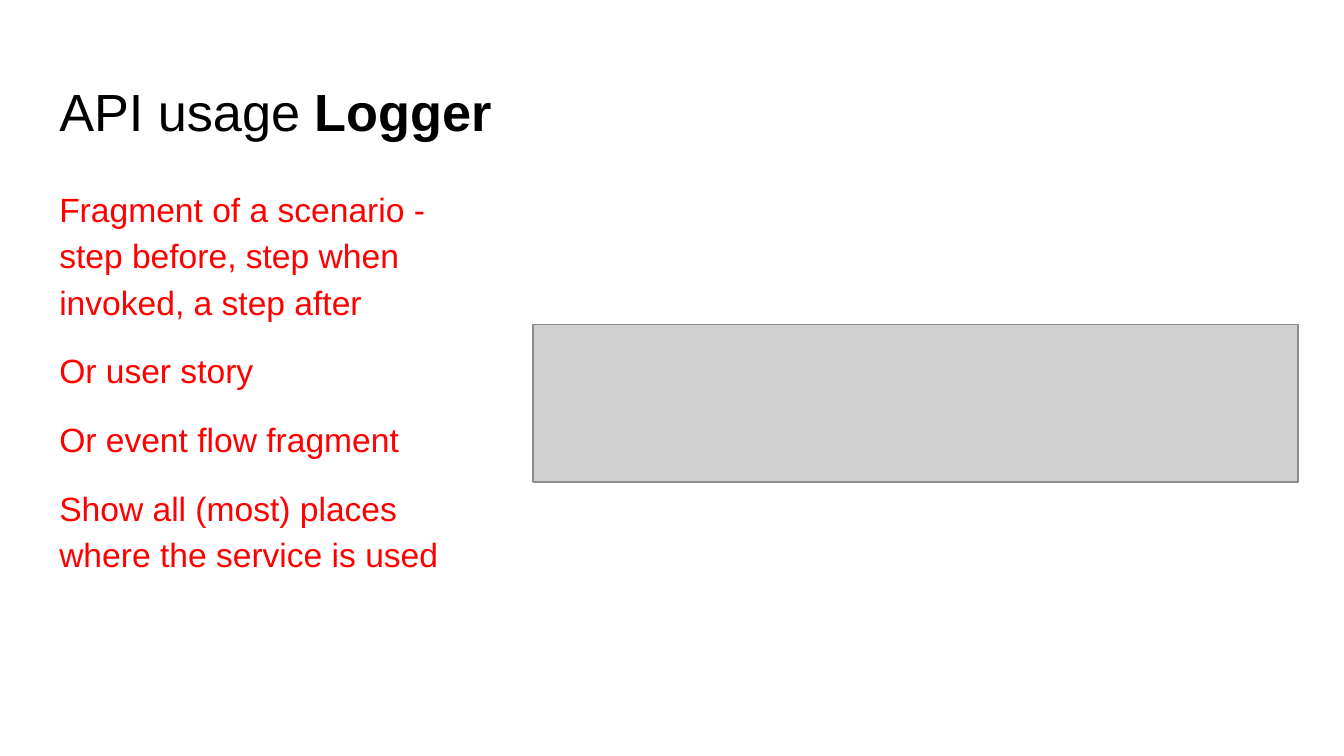
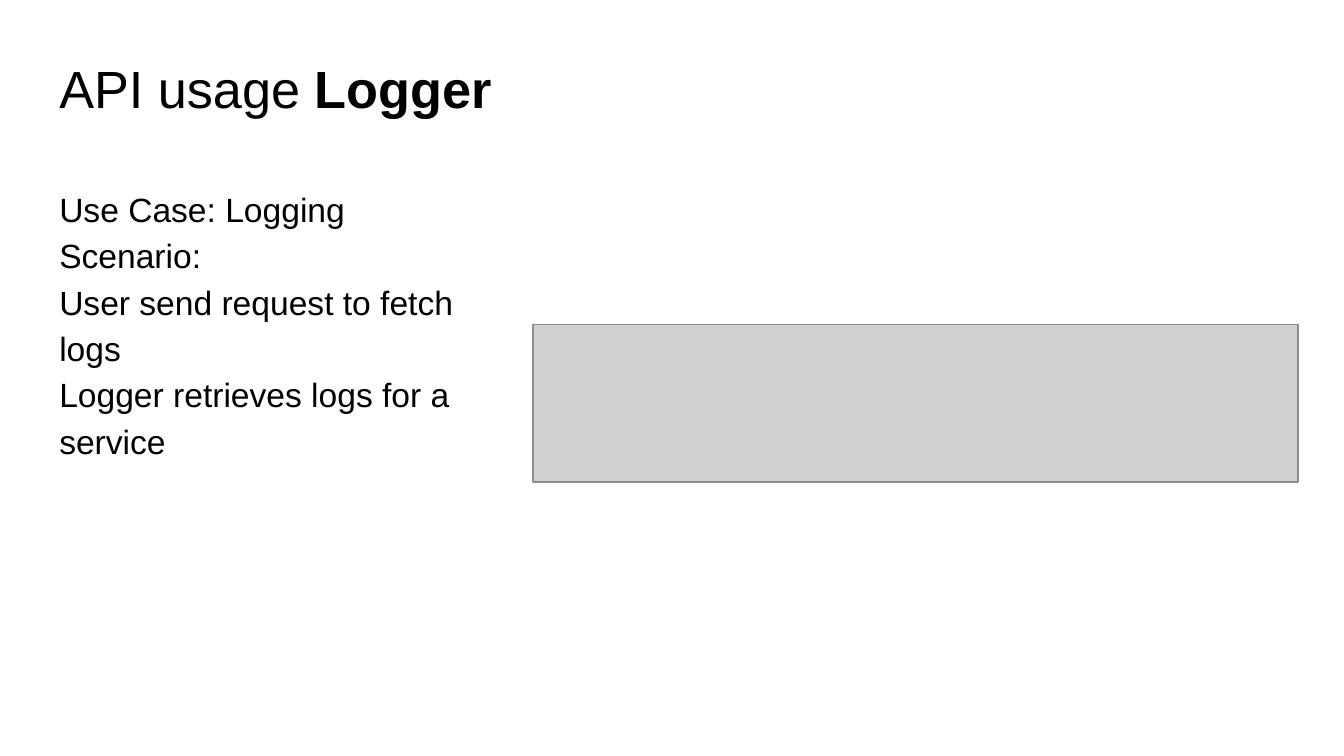
Before and after one commit to fanglores/Advanced-Software-Design, a slide deck: slide 9 of PracticeTasks/Module2/Task_10/Task_10.pptx. Drawn at 1344x756 pixels with LibreOffice and Linux fonts; fonts in the diff are those of the drawing; grey boxes stand for pictures. Boxes give left, top, right and bottom in pixels: in the first picture for what was removed or moved away, otherwise in the second. Text is boxed around its words. In the diff, an @@ line names an element or a change of style, - is before the commit and + after.

```diff
--- a/PracticeTasks/Module2/Task_10/Task_10.pptx
+++ b/PracticeTasks/Module2/Task_10/Task_10.pptx
@@ title "API usage Logger" moved from (x1=59, y1=95, x2=492, y2=141) to (x1=59, y1=72, x2=492, y2=118) @@
@@ text at (x1=59, y1=197, x2=453, y2=455): text changed; text colour #FF0000 to #000000 @@
-Fragment of a scenario - step before, step when invoked, a step after
-Or user story
-Or event flow fragment
-Show all (most) places where the service is used
+Use Case: Logging
+Scenario:
+User send request to fetch logs
+Logger retrieves logs for a service
```
Also in this commit, not shown: 7 other slides changed, 1 other file.
